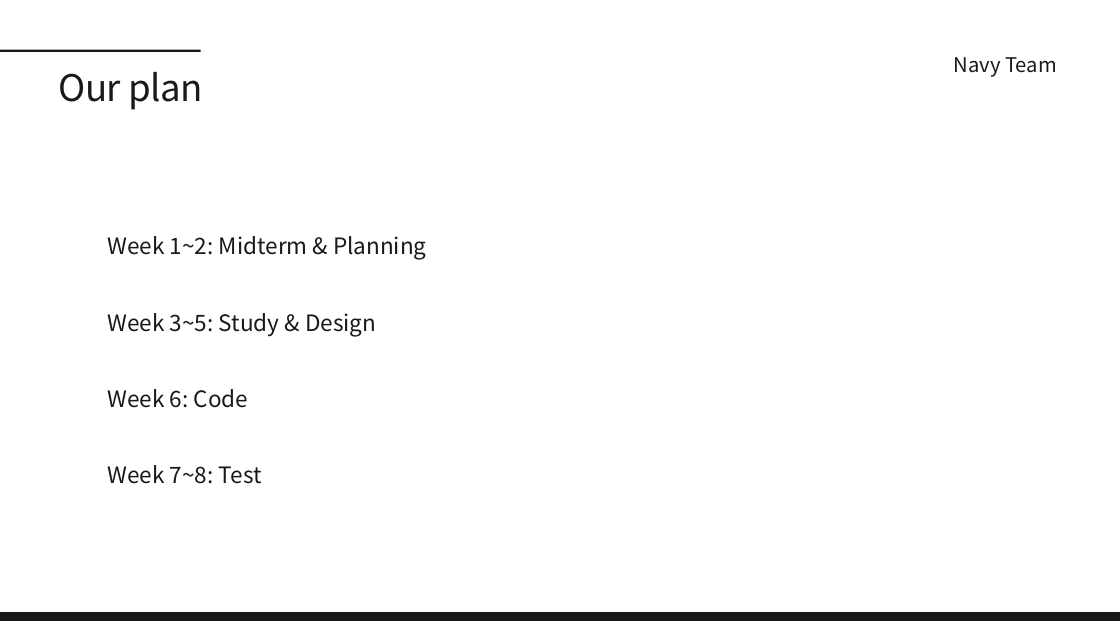
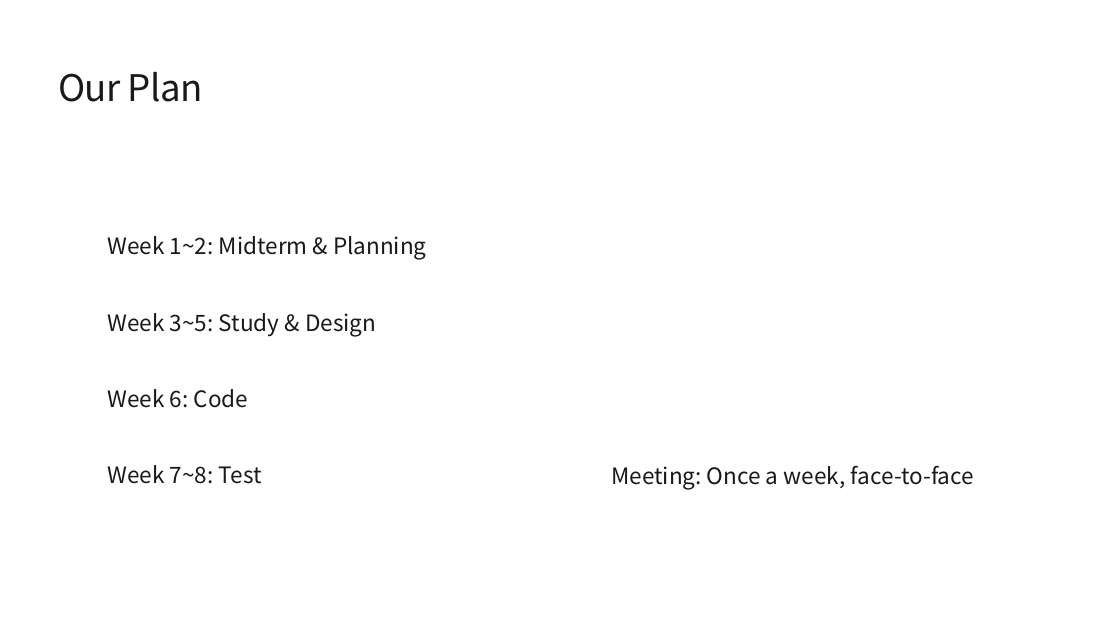
Before and after one commit to Hyunsoo1030/332project, a slide deck: slide 2 of CS332_Project_Presentation_Navy_Revised.pptx. Drawn at 1120x630 pixels with LibreOffice and Linux fonts; fonts in the diff are those of the drawing. Boxes give left, top, right and bottom in pixels: in the first picture for what was removed or moved away, otherwise in the second. Text is boxed around its words. In the diff, an @@ line names an element or a change of style, - is before the commit and + after.

```diff
--- a/CS332_Project_Presentation_Navy_Revised.pptx
+++ b/CS332_Project_Presentation_Navy_Revised.pptx
@@ line removed from (0, 51) to (200, 51) @@
@@ text removed at box(954, 57, 1057, 77) @@
-Navy Team
@@ text at box(58, 72, 203, 102): text changed @@
-Our plan
+Our Plan
@@ text added at box(611, 466, 974, 490), 29 pt, text #191919 @@
+Meeting: Once a week, face-to-face
@@ freeform shape removed at box(0, 613, 1120, 620) @@
```
Also in this commit, not shown: 2 other slides changed, 2 slides added.
